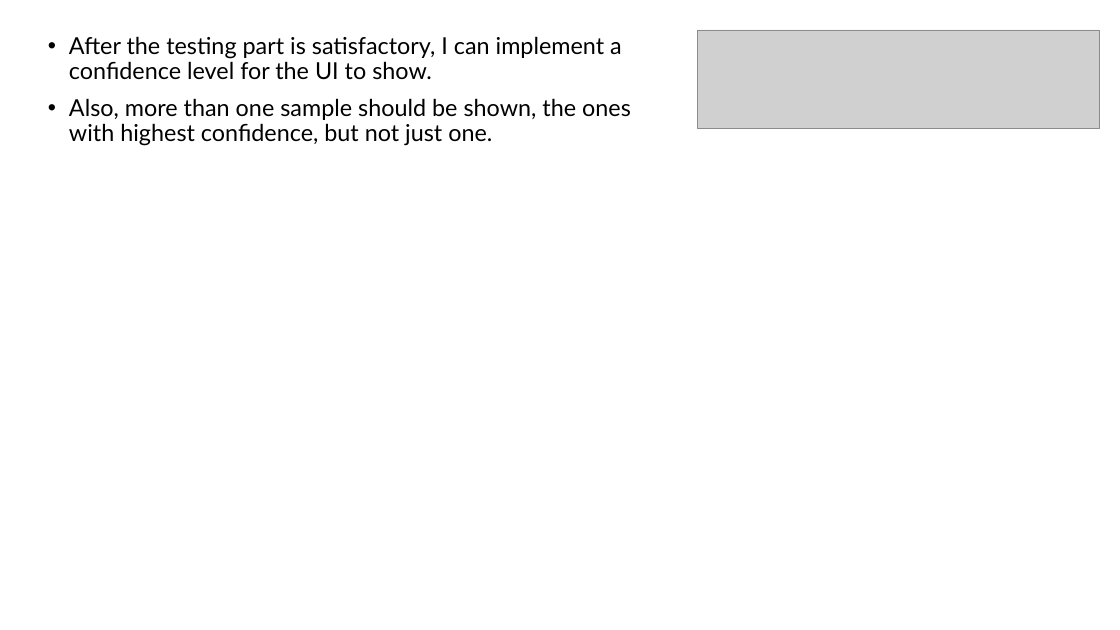
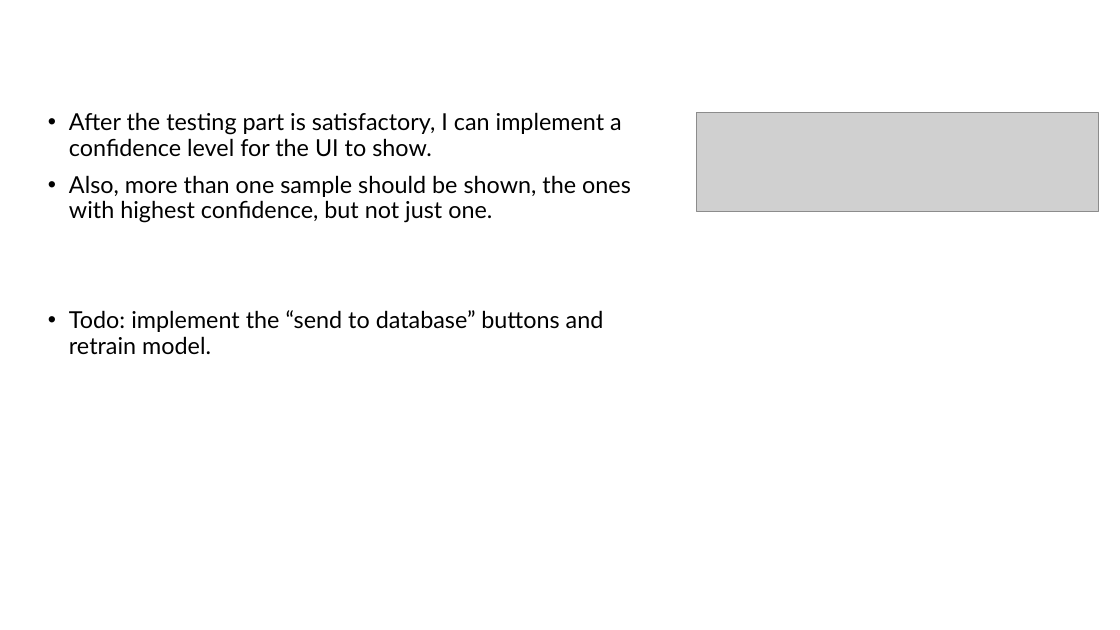
Before and after one commit to blichub/temp_raman_personal, a slide deck: slide 7 of raman_week11.pptx. Drawn at 1120x630 pixels with LibreOffice and Linux fonts; fonts in the diff are those of the drawing; grey boxes stand for pictures. Boxes give left, top, right and bottom in pixels: in the first picture for what was removed or moved away, otherwise in the second. Text is boxed around its words. In the diff, an @@ line names an element or a change of style, - is before the commit and + after.

```diff
--- a/raman_week11.pptx
+++ b/raman_week11.pptx
@@ picture: place and size @@
-picture at [697,30,1100,129]
+picture at [697,113,1099,211]
@@ text at [69,310,604,354]: paragraph added @@
+• Todo: implement the “send to database” buttons and retrain model.
```
Also in this commit, not shown: 2 other files.
